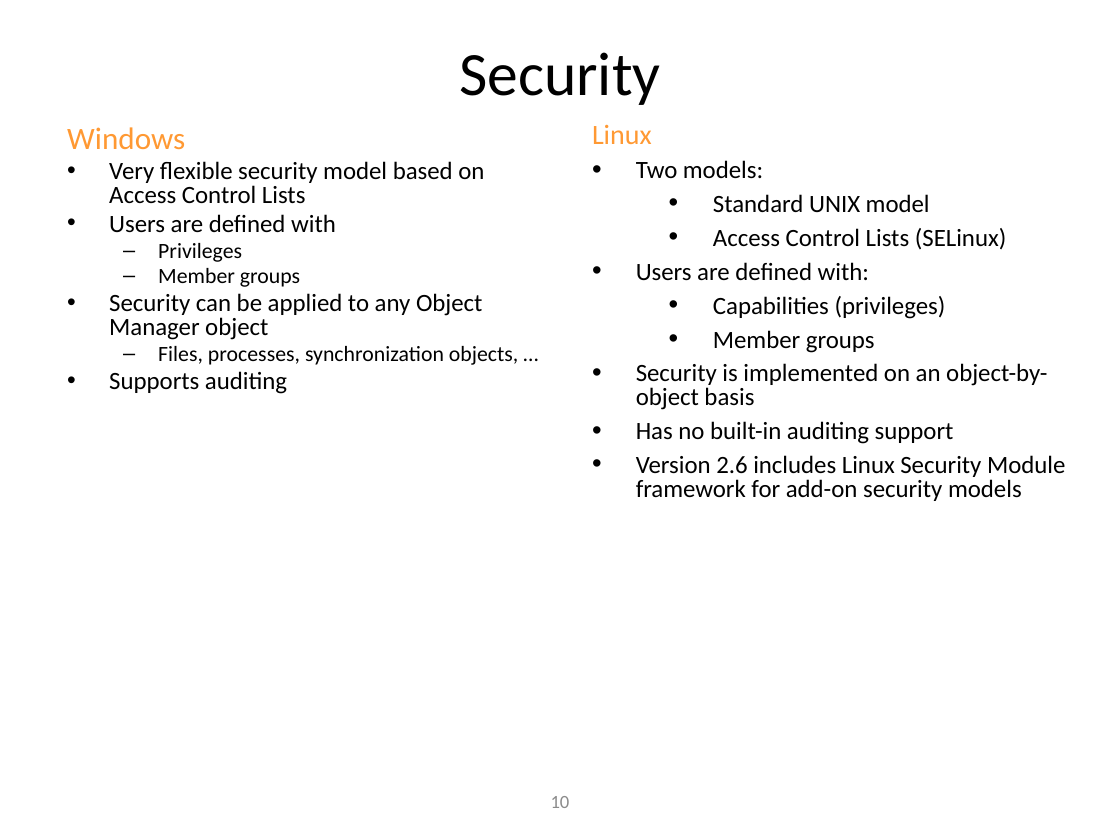
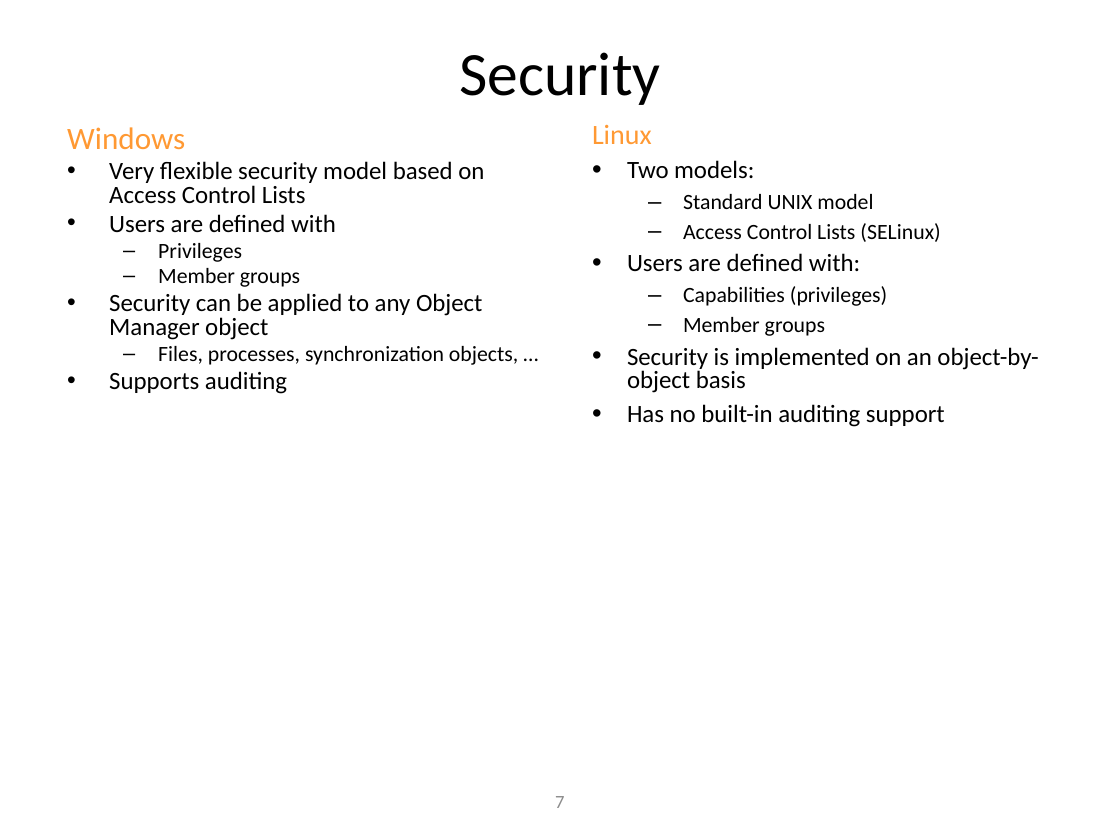
Before and after one commit to shyamrajendran/OS_MPS, a slide deck: slide 7 of 4th_credit/shyam.pptx (slide 10 before the commit). Drawn at 1120x840 pixels with LibreOffice and Linux fonts; fonts in the diff are those of the drawing. Boxes give left, top, right and bottom in pixels: in the first picture for what was removed or moved away, otherwise in the second. Text is boxed around its words. In the diff, an @@ line names an element or a change of style, - is before the commit and + after.

```diff
--- a/4th_credit/shyam.pptx
+++ b/4th_credit/shyam.pptx
@@ text at (627, 160, 1038, 427): size 16 to 14 pt in "Standard UNIX model", "Access Control Lists (SELinux)", "Capabilities (privileges)", "Member groups"; indent changed; bullet • to – @@
@@ text at (636, 455, 1065, 501): paragraph removed @@
-• Version 2.6 includes Linux Security Module framework for add-on security models
@@ page number at (555, 796, 564, 808): text changed @@
-10
+7
```
Also in this commit, not shown: 2 other slides changed, 3 slides removed.
